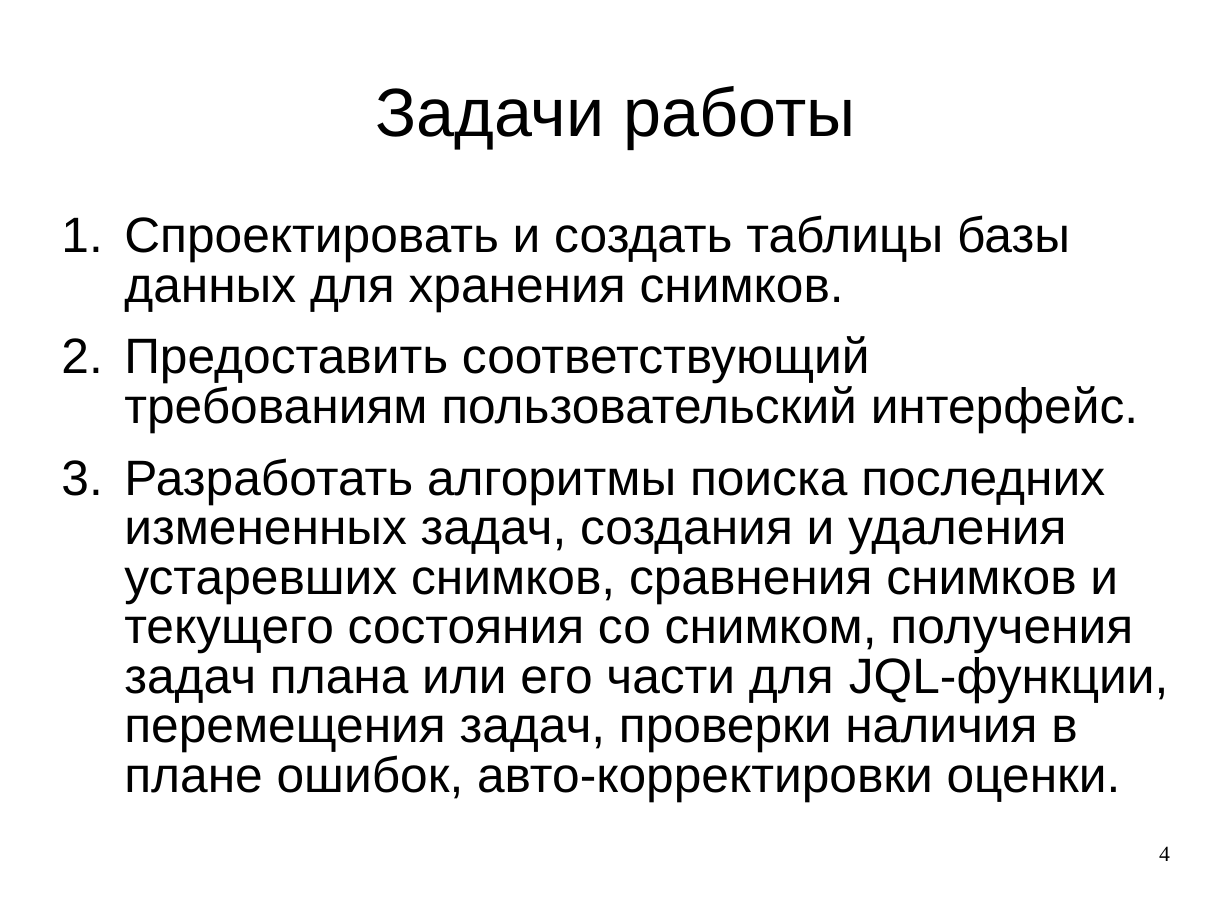
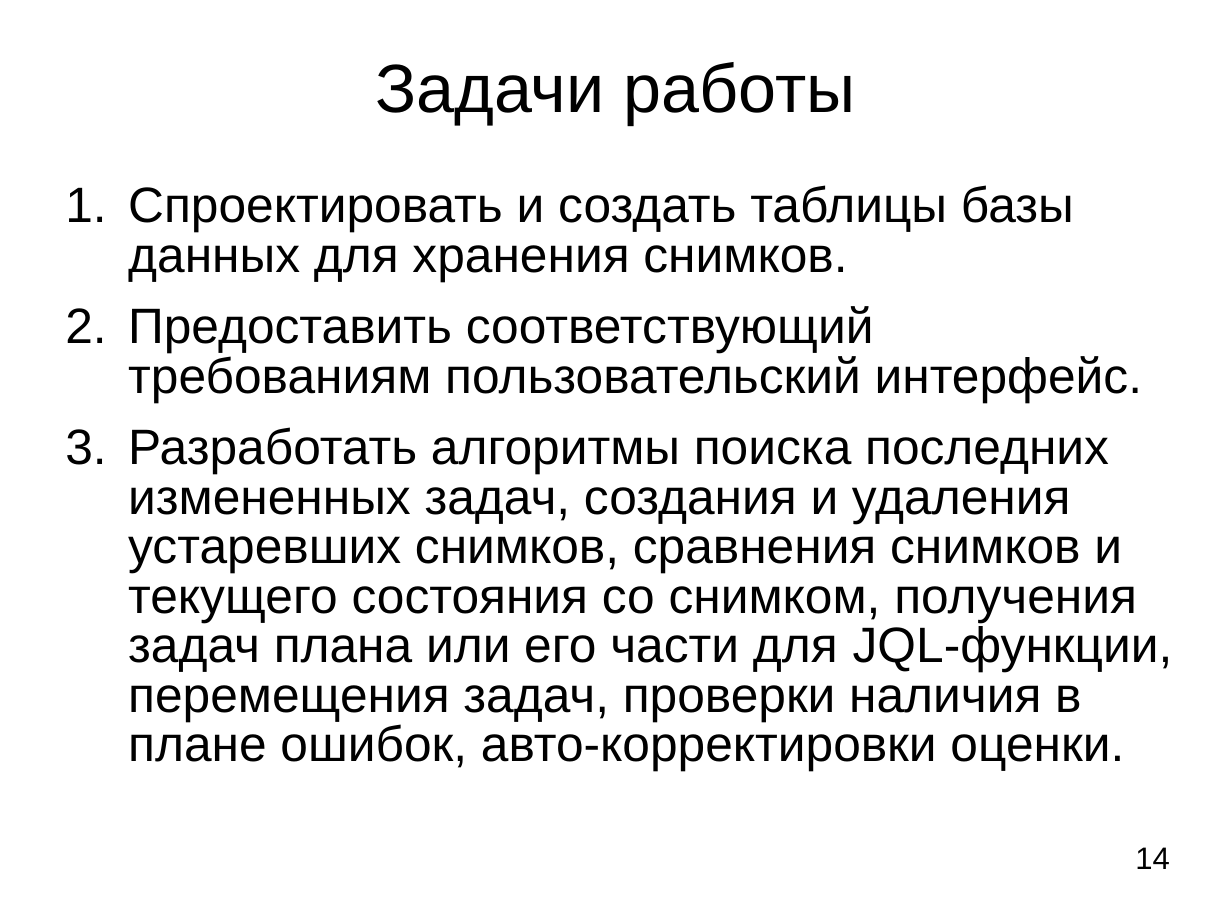
Before and after one commit to LilyTs/Diplom, a slide deck: slide 14 of Цаплина_(Дипломная).ppt. Drawn at 1232x924 pixels with LibreOffice and Linux fonts; fonts in the diff are those of the drawing. Boxes give left, top, right and bottom in pixels: in the first picture for what was removed or moved away, otherwise in the second. Text is boxed around its words. In the diff, an @@ line names an element or a change of style, - is before the commit and + after.

```diff
--- a/Цаплина_(Дипломная).ppt
+++ b/Цаплина_(Дипломная).ppt
@@ title "Задачи работы": place and size @@
-title "Задачи работы" at (375,86,855,149)
+title "Задачи работы" at (375,62,855,125)
@@ text "Спроектировать и создать таблицы базы ...": place and size @@
-text "Спроектировать и создать таблицы базы ..." at (124,215,1169,801)
+text "Спроектировать и создать таблицы базы ..." at (128,185,1173,771)
@@ text at (1135,847,1170,869): text changed; size 14 to 20 pt; font Times New Roman to Arial @@
-4
+14
```
Also in this commit, not shown: 22 other slides changed, 1 slide added, 6 other files.
